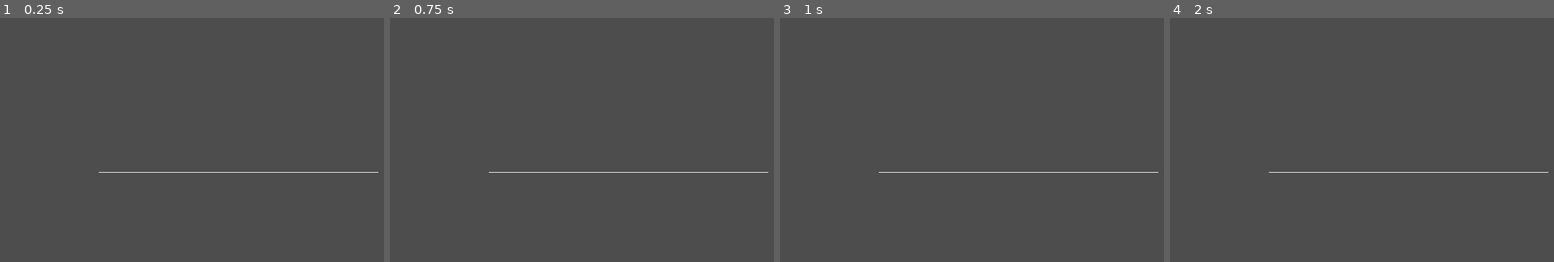
Above: before the commit, frames 1-4 (left to right).
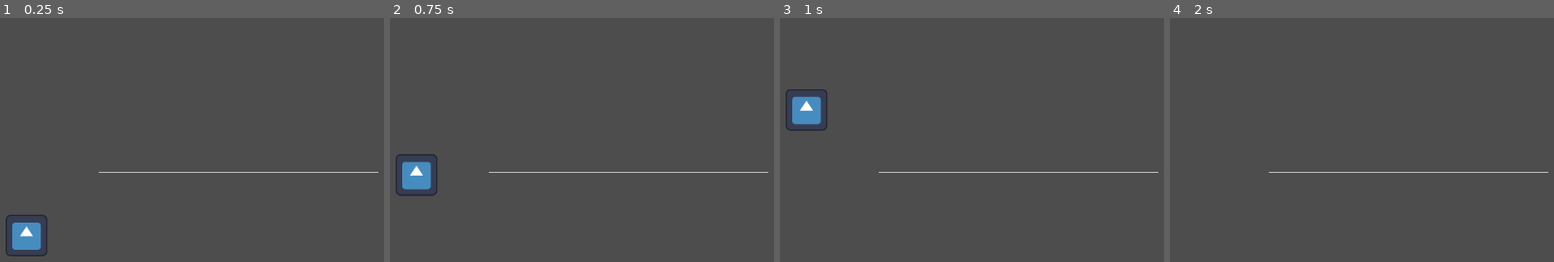
Above: after the commit, the same moments.

Repository: Davidwallacesadler/FlappyBirdCuzWhyNot
Game: Godot game, scene res://scenes/game.tscn
The game is run twice, just before and just after one commit, with the same random seed, the same clock (stepped at 60 frames per second) and the same inputs. The engine's default icon, where the game draws it, is replaced by a stand-in: a white triangle on a blue panel in a dark square.
Inputs:
- Up to frame 1 (0.25 s): no input
- Up to frame 2 (0.75 s): tap Enter (ui_accept) at 0.5 s
- Up to frame 3 (1 s): tap Enter (ui_accept) at 0.77 s
- Up to frame 4 (2 s): tap Enter (ui_accept) at 1.52 s

The runs differ from the first frame. In frame 1, 1.1% of the frame differs, in the area x 1-13%, y 80-98%; in frame 2, 1.2%, in the area x 1-13%, y 55-74%; in frame 3, 1.1%; in frame 4, nothing differs.

Commit message:
Cleanup for next stuff

Diff:
--- a/player.gd
+++ b/player.gd
@@ -6,7 +6,7 @@
 var gravity = ProjectSettings.get_setting("physics/2d/default_gravity")
 
 func _physics_process(delta):
-	velocity.y += gravity * delta
+#	velocity.y += gravity * delta
 
 	if Input.is_action_just_pressed("ui_accept"):
 		velocity.y = JUMP_VELOCITY
--- a/scenes/game.tscn
+++ b/scenes/game.tscn
@@ -12,8 +12,7 @@
 death_area = NodePath("DeathArea")
 
 [node name="player" parent="." instance=ExtResource("2_nxnpl")]
-visible = false
-position = Vector2(148, 148)
+position = Vector2(117, 336)
 
 [node name="DeathArea" type="Area2D" parent="."]
 position = Vector2(0, 649)
--- a/scripts/main.gd
+++ b/scripts/main.gd
@@ -1,3 +1,9 @@
 extends Node2D
 
 # TODO: Handle Top level scene changes and whatnot
+
+func _ready():
+	GameEvents.player_touched_obsticle.connect(_on_player_hit_obsticle)
+
+func _on_player_hit_obsticle():
+	print("GAME OVER")
--- a/scripts/obsticle.gd
+++ b/scripts/obsticle.gd
@@ -11,7 +11,7 @@
 @export var bottom_collision_shape: CollisionShape2D
 
 func _ready():
-	var gap_start_position = _get_gap_start()
+	var gap_start_position = _get_gap_start_position()
 	_setup_top_obsticle(gap_start_position)
 
 	var gap_end_position = gap_start_position + gap_size
@@ -19,20 +19,29 @@
 	_setup_bottom_obsticle(bottom_obsticle_height)
 
 
-func _get_gap_start() -> float:
+func _process(delta):
+	position.x -= 100 * delta
+
+func _get_gap_start_position() -> float:
 	var start = 0.0
 	var end = max_height - gap_size
 	var rng = RandomNumberGenerator.new()
 	return rng.randf_range(start, end)
 
 
-func _setup_top_obsticle(height: float):
+func _setup_top_obsticle(height: float) -> void:
+	top_area.body_entered.connect(_on_area_entered)
+
+	# Setup collision shape:
 	top_collision_shape.shape = _create_new_shape(height)
 	var y_offset_position = height * 0.5
 	top_area.position = Vector2(0, y_offset_position)
 
 
-func _setup_bottom_obsticle(height: float):
+func _setup_bottom_obsticle(height: float) -> void:
+	bottom_area.body_entered.connect(_on_area_entered)
+
+	# Setup collision shape:
 	bottom_collision_shape.shape = _create_new_shape(height)
 	var y_offset_position = max_height - (height * 0.5)
 	bottom_area.position = Vector2(0, y_offset_position)
@@ -43,3 +52,7 @@
 	new_shape.size.x = 20
 	new_shape.size.y = height
 	return new_shape
+
+func _on_area_entered(body: Node2D):
+	print("Game Over")
+	GameEvents.player_touched_obsticle.emit()
